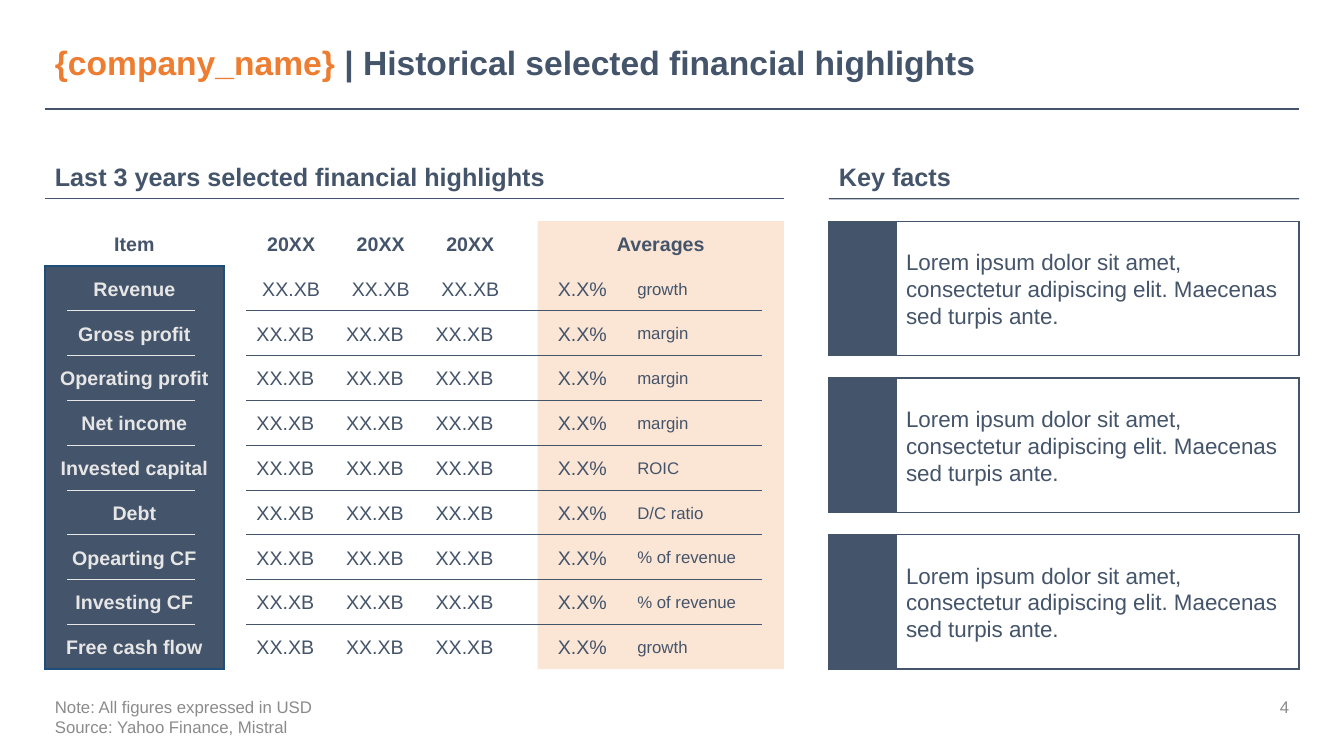
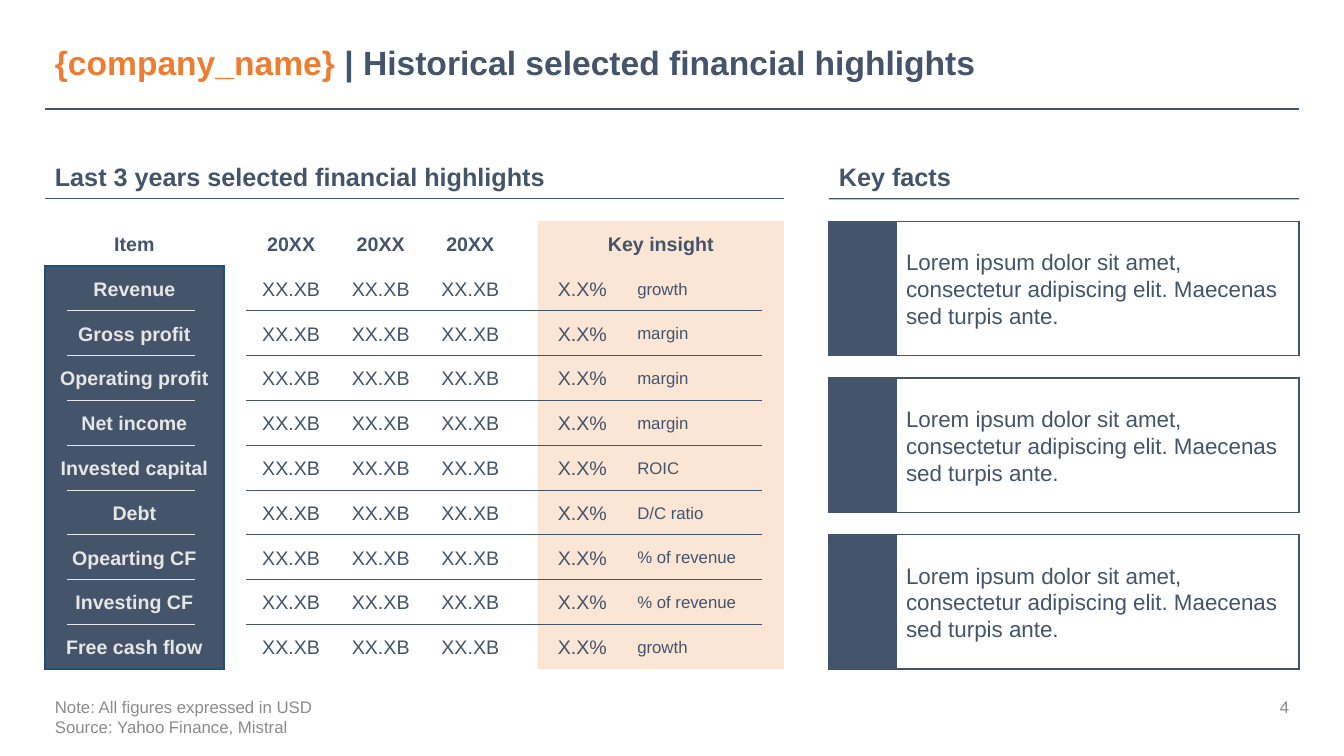
Before and after one commit to giovanni-mattei/company-profile-automation, a slide deck: slide 4 of templates/deck.pptx. Drawn at 1344x756 pixels with LibreOffice and Linux fonts; fonts in the diff are those of the drawing. Boxes give left, top, right and bottom in pixels: in the first picture for what was removed or moved away, otherwise in the second. Text is boxed around its words. In the diff, an @@ line names an element or a change of style, - is before the commit and + after.

```diff
--- a/templates/deck.pptx
+++ b/templates/deck.pptx
@@ text at (608,236,713,255): text changed @@
-Averages
+Key insight
@@ alignment left to centre in 24 elements at (262,327,320,341), (262,371,320,385), (262,461,320,475), (262,506,320,520), (262,551,320,565), (262,595,320,609), (262,416,320,430), (262,640,320,654), (352,327,410,341), (352,371,410,385), (352,461,410,475), (352,506,410,520), (352,551,410,565), (352,595,410,609), (352,416,410,430), (352,640,410,654), (441,327,499,341), (441,371,499,385), (441,461,499,475), (441,506,499,520), (441,551,499,565), (441,595,499,609), (441,416,499,430), (441,640,499,654) @@
```
Also in this commit, not shown: 2 other slides changed, 12 other files.
